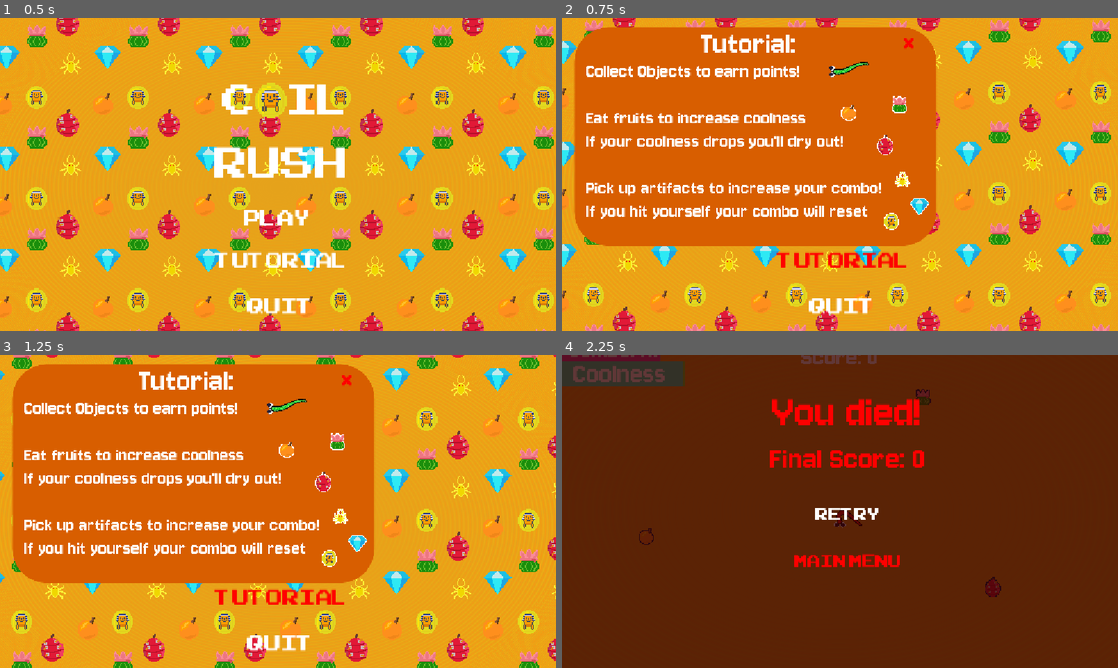
Above: before the commit, frames 1-4 (two rows, left to right).
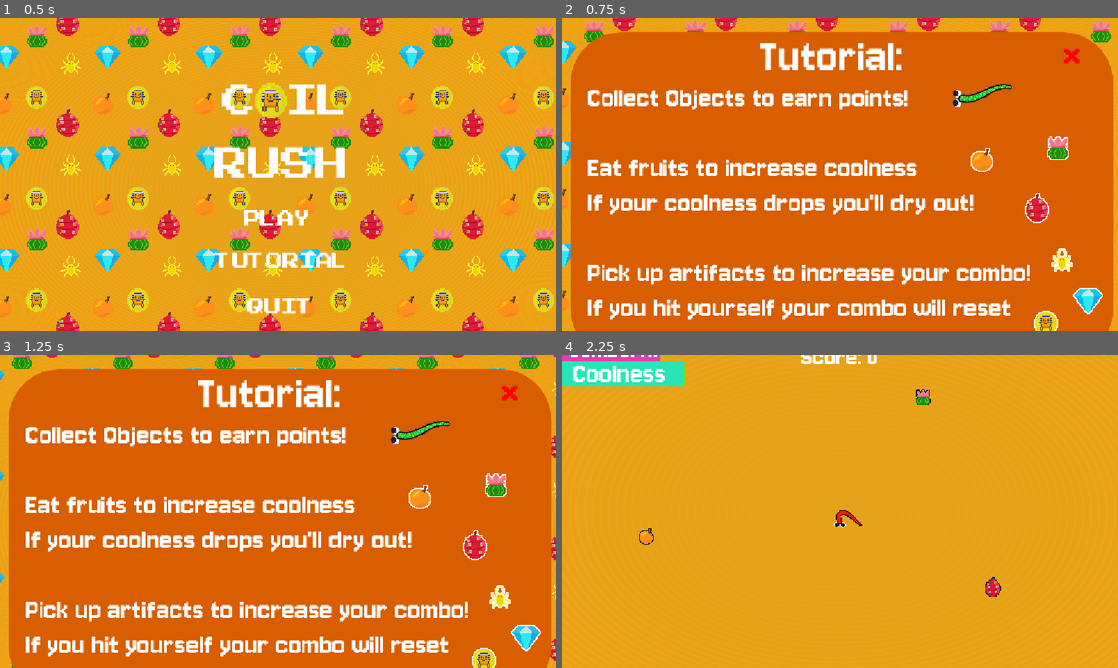
Above: after the commit, the same moments.

Repository: LeviathanGamez/Coil-Rush
Game: Godot game, scene res://scenes/main_menu.tscn
Same seed, same stepped clock (60 frames per second), same inputs: the game is played once before the commit and once after it.
Inputs:
- Up to frame 1 (0.5 s): no input
- Up to frame 2 (0.75 s): click "Tutorial" at 0.5 s
- Up to frame 3 (1.25 s): no input
- Up to frame 4 (2.25 s): click "X" at 1.25 s; click "Play" at 2 s

Frame 1 is identical in both runs. In frame 2, 60% of the frame differs, in the area x 1-100%, y 2-100%; in frame 3, 60%; in frame 4, 100%, in the area x 0-100%, y 0-100%.

Commit message:
Tutorial bug fix

Diff:
--- a/procedural-life/scenes/main.tscn
+++ b/procedural-life/scenes/main.tscn
@@ -307,6 +307,7 @@
 
 [node name="Death_menu" type="Control" parent="." unique_id=1753686635]
 process_mode = 3
+visible = false
 layout_mode = 3
 anchors_preset = 0
 offset_top = -1.0
--- a/procedural-life/scenes/main_menu.tscn
+++ b/procedural-life/scenes/main_menu.tscn
@@ -207,8 +207,10 @@
 visible = false
 z_index = 1000
 anchors_preset = 0
-offset_right = 40.0
+offset_left = -30.0
+offset_right = 10.0
 offset_bottom = 40.0
+scale = Vector2(1.5, 1.5)
 
 [node name="Panel" type="Panel" parent="Tutorial" unique_id=1255730017]
 layout_mode = 0
